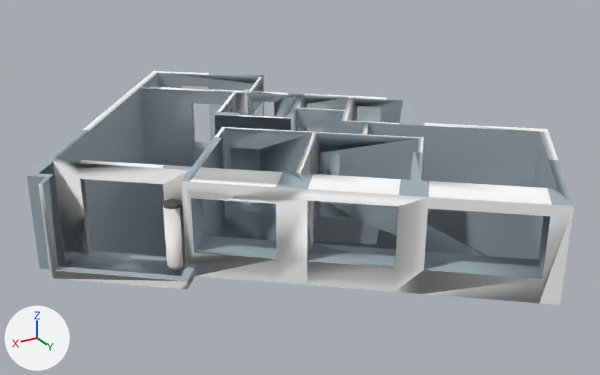
An edit to the COLLADA model docs/house/1702.dae, drawn before and after from the same camera.
Both versions are drawn from a 50 mm lens placed at (12.37, 20.33, 10.84), pointed at (0.56, 0.64, 1.0). The axes (+X, +Y, +Z) are drawn at lower left. The lights are the same throughout. Where no turn or scale is listed for an object, it has been applied to the vertices. Vertices at the same position are counted once.

Objects in the first picture: 'SketchUp'.
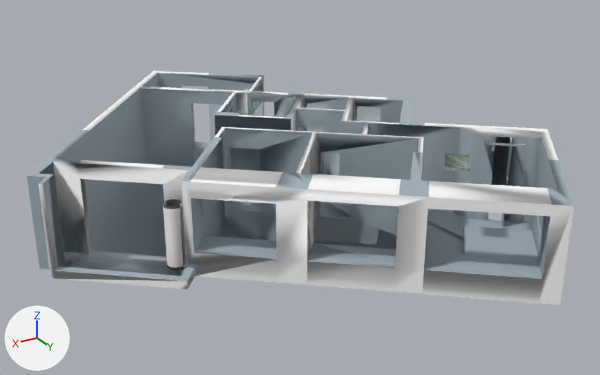
Diff of the bpy script that builds the scene:
```diff
--- a/docs/house/1702.dae.py
+++ b/docs/house/1702.dae.py
@@ img_wood_veneer_02_jpg @@
+img_wood_veneer_02_jpg = load_image('Wood_Veneer_02.jpg', '1702/Wood_Veneer_02.jpg', 600, 600, 'sRGB')
@@ img_blinds_vertical_pattern_jpg @@
+img_blinds_vertical_pattern_jpg = load_image('Blinds_Vertical_Pattern.jpg', '1702/Blinds_Vertical_Pattern.jpg', 256, 256, 'sRGB')
@@ img_metal_corrugated_shiny_jpg @@
+img_metal_corrugated_shiny_jpg = load_image('Metal_Corrugated_Shiny.jpg', '1702/Metal_Corrugated_Shiny.jpg', 128, 128, 'sRGB')
@@ img_translucent_glass_corrugated_jpg @@
+img_translucent_glass_corrugated_jpg = load_image('Translucent_Glass_Corrugated.jpg', '1702/Translucent_Glass_Corrugated.jpg', 128, 128, 'sRGB')
@@ mat_wood_veneer_02 @@
+mat_wood_veneer_02 = principled_material('Wood_Veneer_02')
+mat_wood_veneer_02.texture = img_wood_veneer_02_jpg
+mat_wood_veneer_02.roughness = 0.9
@@ mat_blinds_vertical_pattern @@
+mat_blinds_vertical_pattern = principled_material('Blinds_Vertical_Pattern')
+mat_blinds_vertical_pattern.texture = img_blinds_vertical_pattern_jpg
+mat_blinds_vertical_pattern.roughness = 0.9
@@ mat_metal_corrugated_shiny @@
+mat_metal_corrugated_shiny = principled_material('Metal_Corrugated_Shiny')
+mat_metal_corrugated_shiny.texture = img_metal_corrugated_shiny_jpg
+mat_metal_corrugated_shiny.roughness = 0.9
@@ mat_translucent_glass_corrugated @@
+mat_translucent_glass_corrugated = principled_material('Translucent_Glass_Corrugated')
+mat_translucent_glass_corrugated.texture = img_translucent_glass_corrugated_jpg
+mat_translucent_glass_corrugated.roughness = 0.9
+mat_translucent_glass_corrugated.alpha = 0.8
@@ me_sketchup @@
 # used by ob_sketchup; location = (0.0, 0.0, 0.0)
-me_sketchup.from_pydata(...)  # 589 vertices, 1456 faces; spans x -6.0..8.2, y -8.1..8.3, z 0.0..2.7
+me_sketchup.from_pydata(...)  # 1169 vertices, 2653 faces; spans x -6.0..8.2, y -8.1..8.3, z 0.0..2.7
+# me_sketchup part 1: a new loose piece of 155 vertices spanning x -4.4..-3.6, y 4.0..4.7, z 2.5..2.7
+# me_sketchup part 2: a new loose piece of 104 vertices spanning x -2.5..-1.4, y 4.1..5.2, z 2.6..2.7
+# me_sketchup part 3: 4 vertices removed from x -2.6..-0.4, y 5.4..7.2, z 0.0..0.7; 267 vertices added at x -5.2..-1.6, y 2.6..6.9, z 0.0..2.7
+# me_sketchup part 4: 14 vertices moved within x 4.7..5.2, y 1.3..1.8, z 0.1..1.9; 58 vertices added at x 4.7..5.2, y 1.3..1.8, z 1.3..1.9
 me_sketchup.materials.append(mat_aluminum)
@@ me_sketchup @@
 me_sketchup.materials.append(mat_0010_snow)
+me_sketchup.materials.append(mat_wood_veneer_02)  # picture img_wood_veneer_02_jpg
+me_sketchup.materials.append(mat_blinds_vertical_pattern)  # picture img_blinds_vertical_pattern_jpg
+me_sketchup.materials.append(mat_translucent_glass_corrugated)  # picture img_translucent_glass_corrugated_jpg
+me_sketchup.materials.append(mat_metal_corrugated_shiny)  # picture img_metal_corrugated_shiny_jpg
```

What differs and where, as boxes [x1, y1, x2, y2] in the pictures (600 x 375 px):
part 1 of me_sketchup, added
    after: [489, 143, 526, 151]
part 2 of me_sketchup, added
    after: [445, 154, 470, 171]
part 3 of me_sketchup, built on
    before: [425, 223, 541, 274]
    after: [408, 123, 558, 260]
part 4 of me_sketchup, built on
    both: [163, 199, 186, 269]
